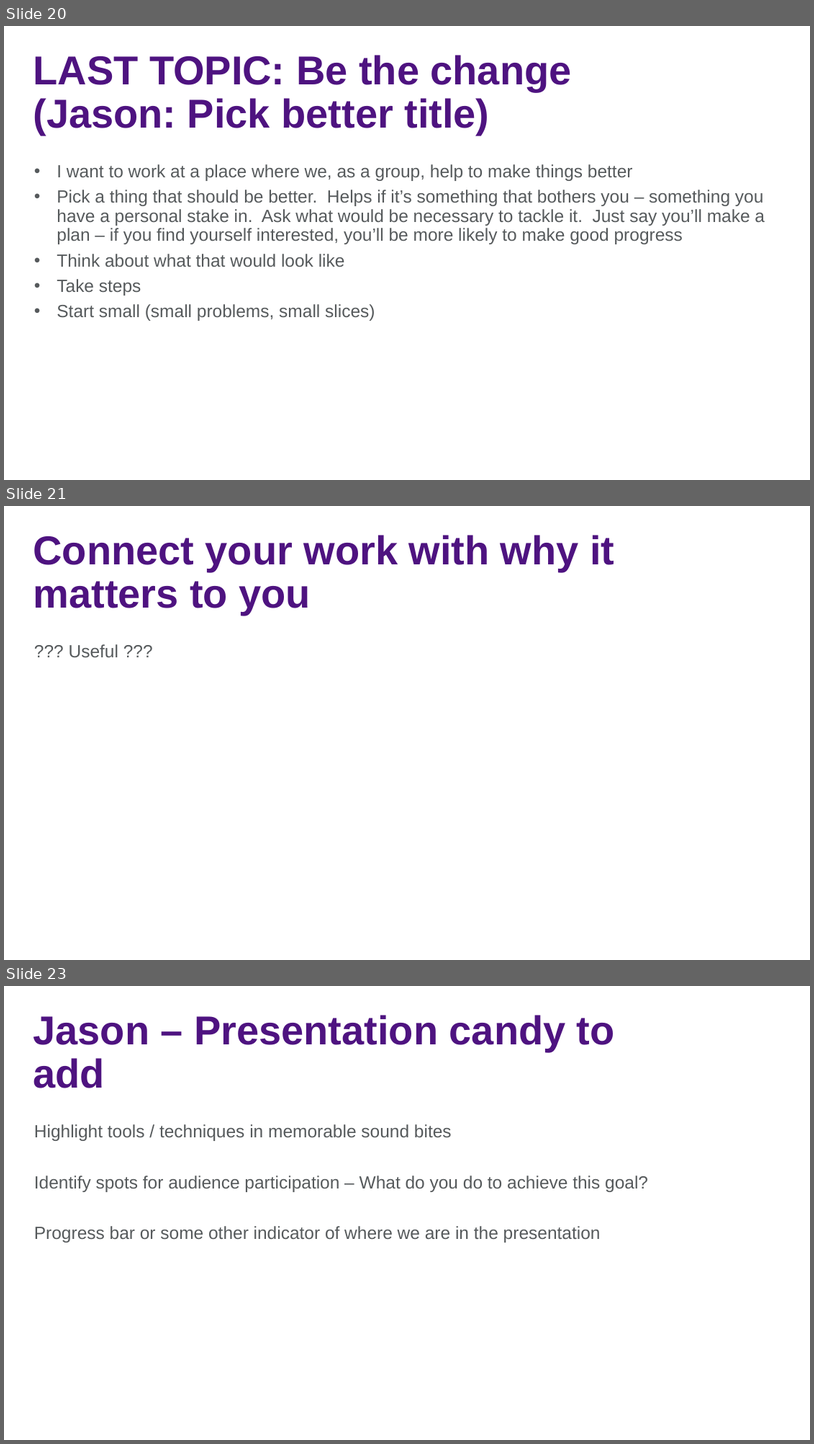
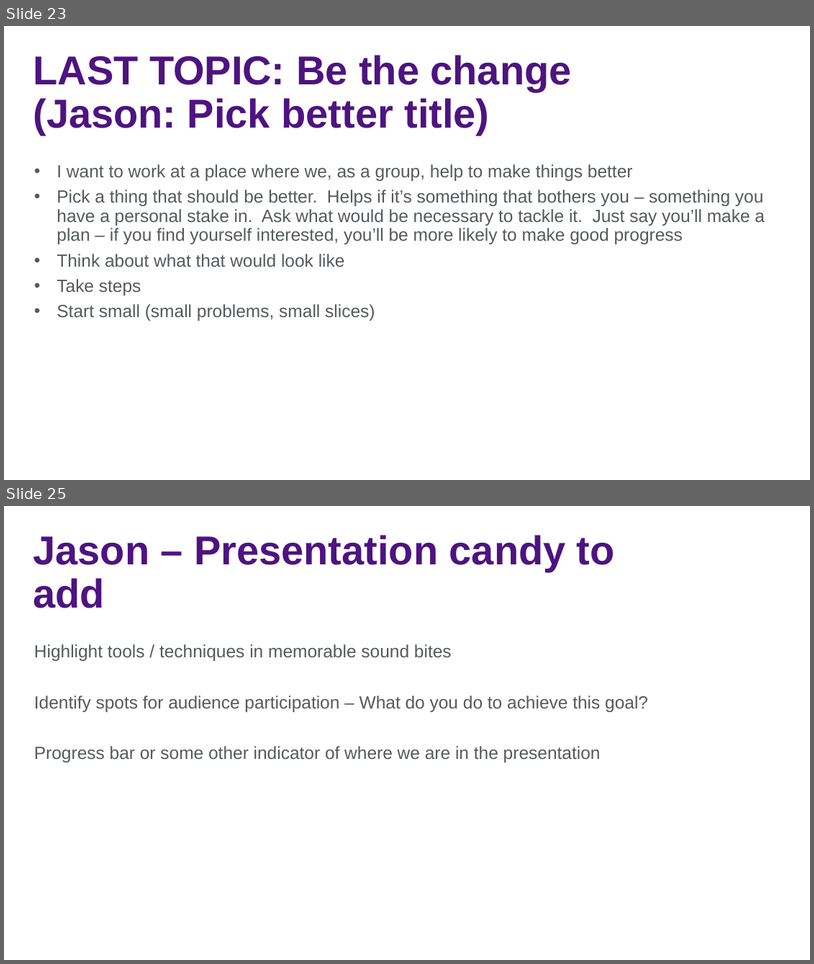
Before and after one commit to jasonjwood/presentations, a slide deck: InFusion2016 - Getting It Done - Jason Wood.pptx. Shown one above the other, each under a label of ours: slides 20, 21 and 23 before the commit, slides 23 and 25 after it; the slides between them are not shown. The pictures are 814x1444 and 814x964 pixels, drawn with LibreOffice and Linux fonts; fonts in the diff are those of the drawing; background and template pictures are left out. Boxes give left, top, right and bottom in pixels: in the first picture for what was removed or moved away, otherwise in the second. Text is boxed around its words. In the diff, an @@ line names an element or a change of style, - is before the commit and + after.

```diff
--- a/InFusion2016 - Getting It Done - Jason Wood.pptx
+++ b/InFusion2016 - Getting It Done - Jason Wood.pptx
@@ slide 21 removed at [4,506,810,960], background picture (left out) @@
@@ title removed at [34,535,615,615] @@
-Connect your work with why it matters to you
@@ text removed at [69,644,118,657] @@
-??? Useful ???
@@ what was slide 20 is now slide 23 @@
@@ what was slide 23 is now slide 25 @@
```
Also in this commit, not shown: 7 slides changed, 3 slides added.
